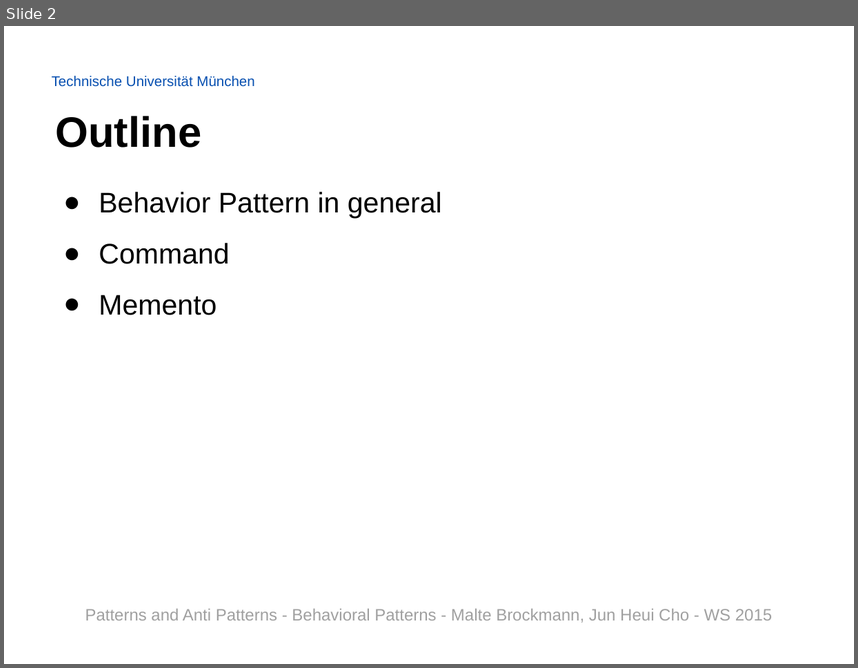
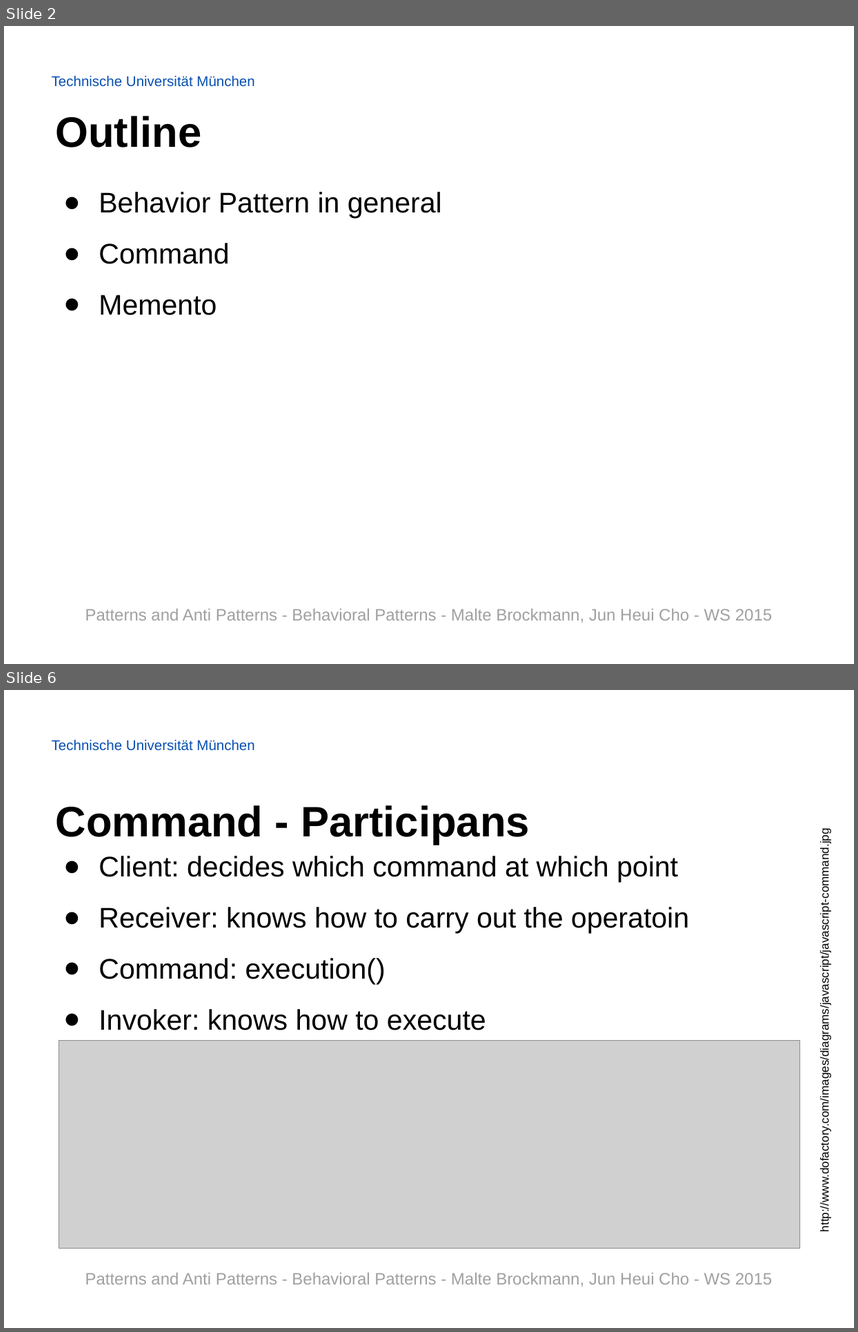
Before and after one commit to Painted6/Behavioral-design-patterns, a slide deck: Behavioral Patterns - JS Patterns and Anti Patterns.pptx. Shown one above the other, each under a label of ours: slide 2 before the commit, slides 2 and 6 after it; the slides between them are not shown. The pictures are 858x668 and 858x1332 pixels, drawn with LibreOffice and Linux fonts; fonts in the diff are those of the drawing; grey boxes stand for pictures; background and template pictures are left out. Boxes give left, top, right and bottom in pixels: in the first picture for what was removed or moved away, otherwise in the second. Text is boxed around its words. In the diff, an @@ line names an element or a change of style, - is before the commit and + after.

Commit message:
added slides for command and memento pattern & for the spaceinvader game. (sources are on the last slide)

```diff
--- a/Behavioral Patterns - JS Patterns and Anti Patterns.pptx
+++ b/Behavioral Patterns - JS Patterns and Anti Patterns.pptx
@@ slide 6 added at [4,690,854,1328], background picture (left out); not listed: 1 template element that a slide beside it also shows @@
@@ title added at [56,805,530,845], 36 pt, text #000000, bold @@
+Command - Participans
@@ text added at [99,856,689,1030], 24 pt, text #000000 @@
+● Client: decides which command at which point
+● Receiver: knows how to carry out the operatoin
+● Command: execution()
+● Invoker: knows how to execute
@@ text added at [818,868,831,1219], 10 pt, text #000000 @@
+http://www.dofactory.com/images/diagrams/javascript/javascript-command.jpg
@@ picture added at [59,1041,800,1248] @@
@@ text added at [85,1272,772,1286], 14 pt, text #A0A0A0 @@
+Patterns and Anti Patterns - Behavioral Patterns - Malte Brockmann, Jun Heui Cho - WS 2015
```
Also in this commit, not shown: 3 slides changed, 9 other slides added.
